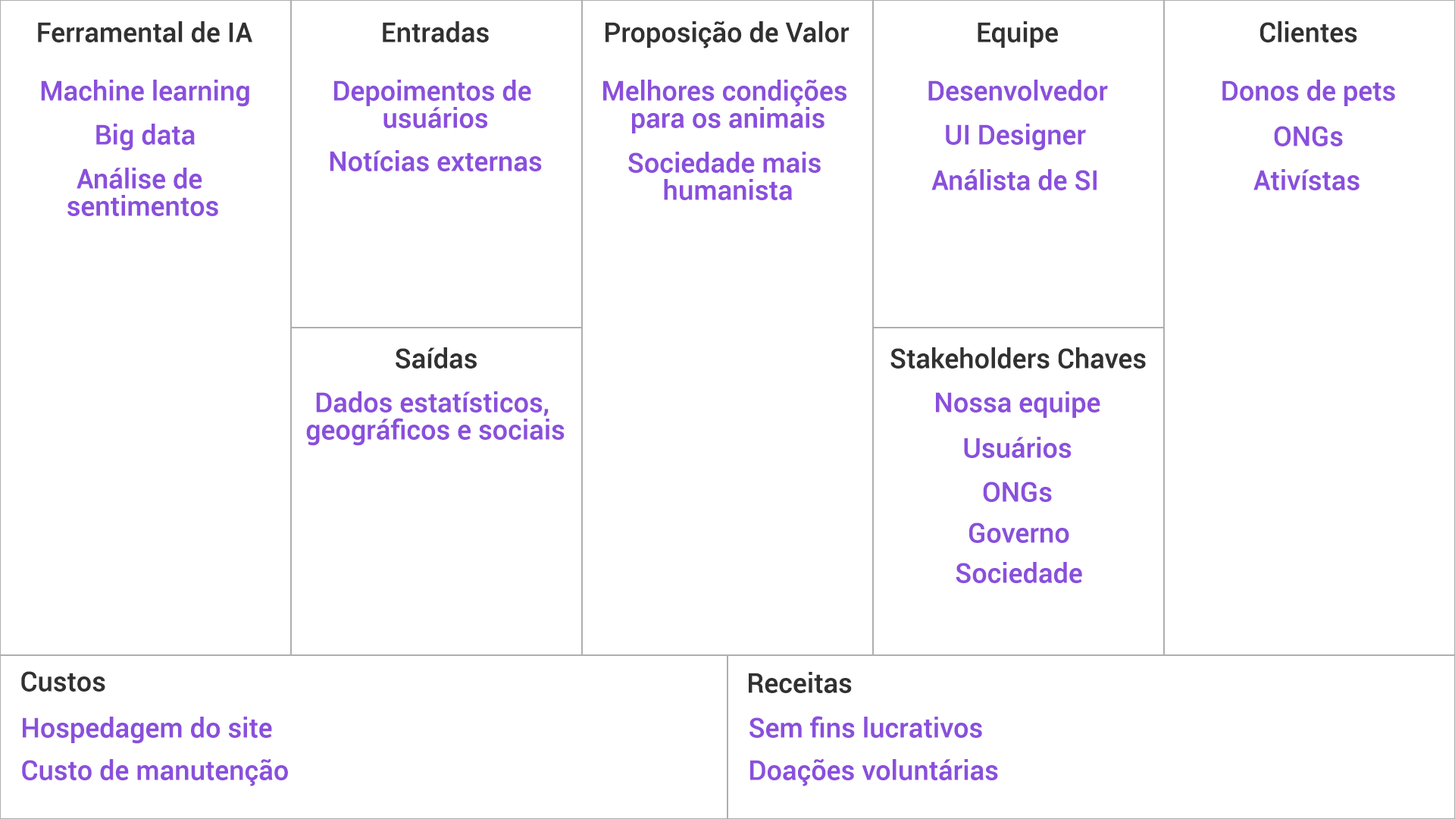
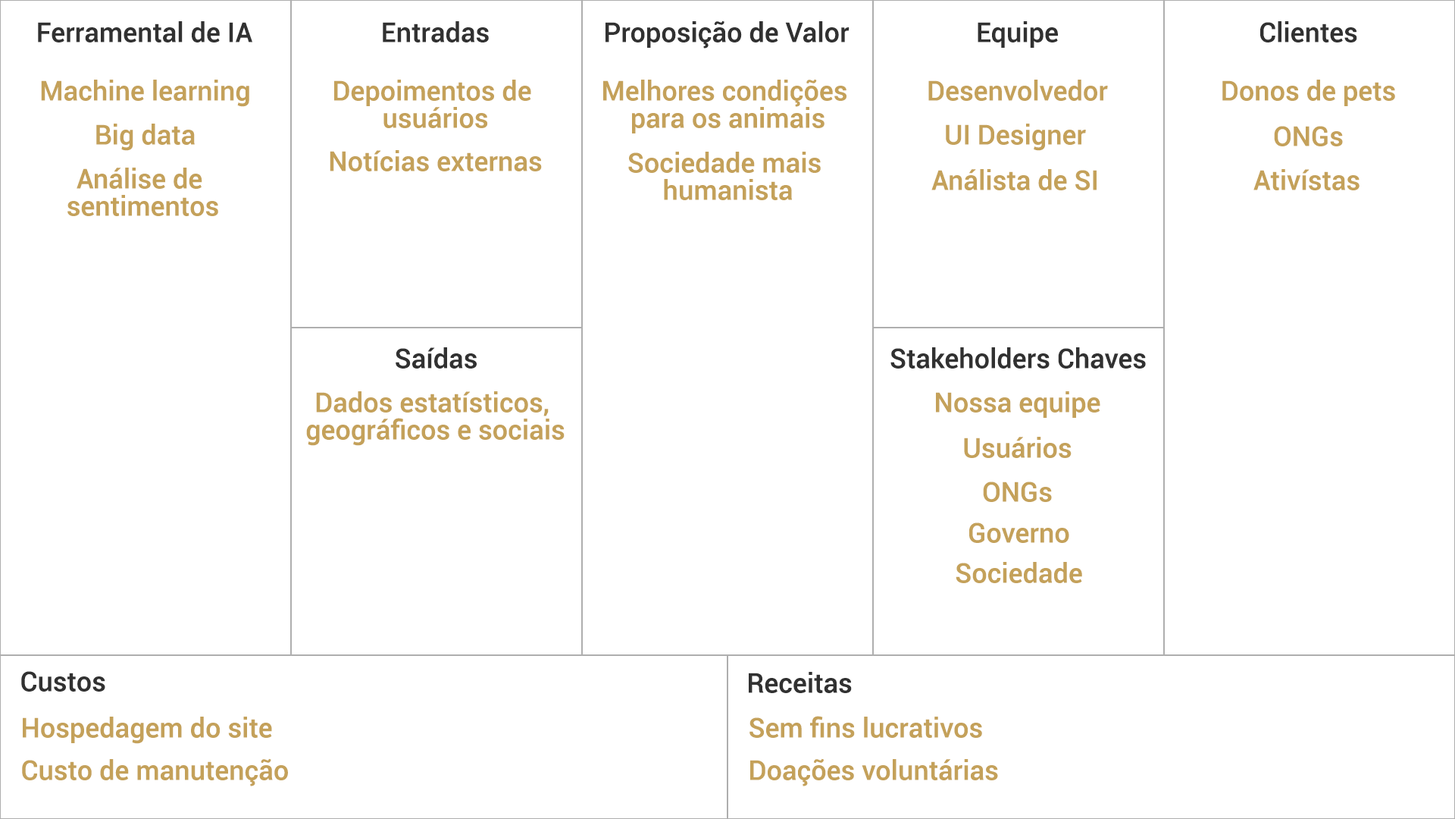
Revision of a layered w=1455, h=819 image; what changed, layer by layer:
painted on "Sociedade" over [955, 561, 1083, 583]
painted on "Governo" over [969, 522, 1070, 543]
painted on "ONGs" (1st of 2, in "Agrupar 3") over [983, 481, 1053, 502]
painted on "Usuários" over [964, 436, 1072, 458]
painted on "Nossa equipe" over [936, 391, 1101, 418]
painted on "Doações voluntárias" over [750, 757, 999, 787]
painted on "Custo de manutenção" over [21, 757, 289, 787]
painted on "Hospedagem do site" over [22, 716, 273, 744]
painted on "Sem fins lucrativos" over [749, 715, 983, 738]
painted on "Dados estatísticos, geográficos e sociais" over [306, 391, 565, 446]
painted on "Ativístas" over [1253, 169, 1360, 191]
painted on "ONGs" (2nd of 2, in "Agrupar 3") over [1274, 125, 1344, 147]
painted on "Donos de pets" over [1222, 79, 1396, 107]
painted on "Análista de SI" over [931, 169, 1097, 191]
painted on "UI Designer" over [945, 123, 1087, 151]
painted on "Desenvolvedor" over [928, 79, 1109, 101]
painted on "Sociedade mais humanista" over [628, 151, 821, 201]
painted on "Melhores condições para os animais" over [603, 78, 847, 134]
painted on "Notícias externas" over [329, 150, 542, 172]
painted on "Depoimentos de usuários" over [334, 79, 532, 129]
painted on "Análise de sentimentos" over [67, 167, 219, 217]
painted on "Big data" over [96, 123, 195, 151]
painted on "Machine learning" over [40, 79, 250, 107]
